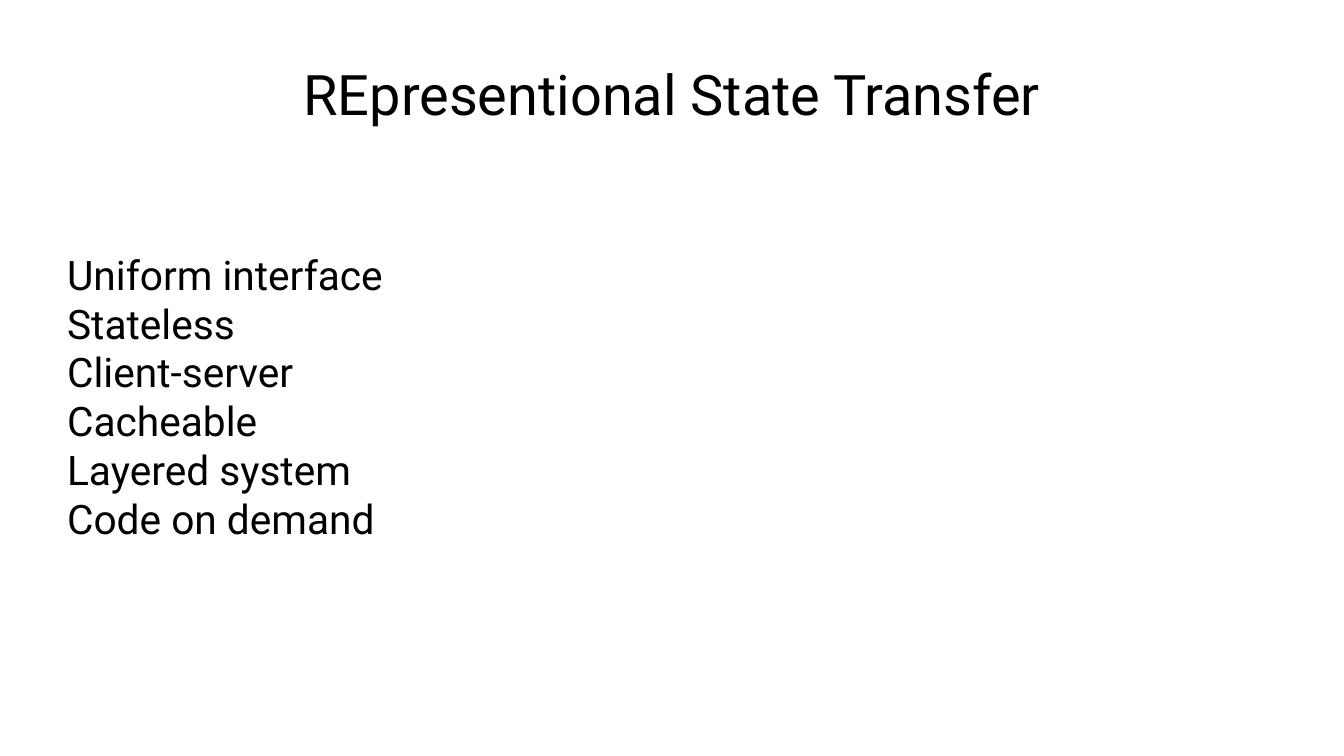
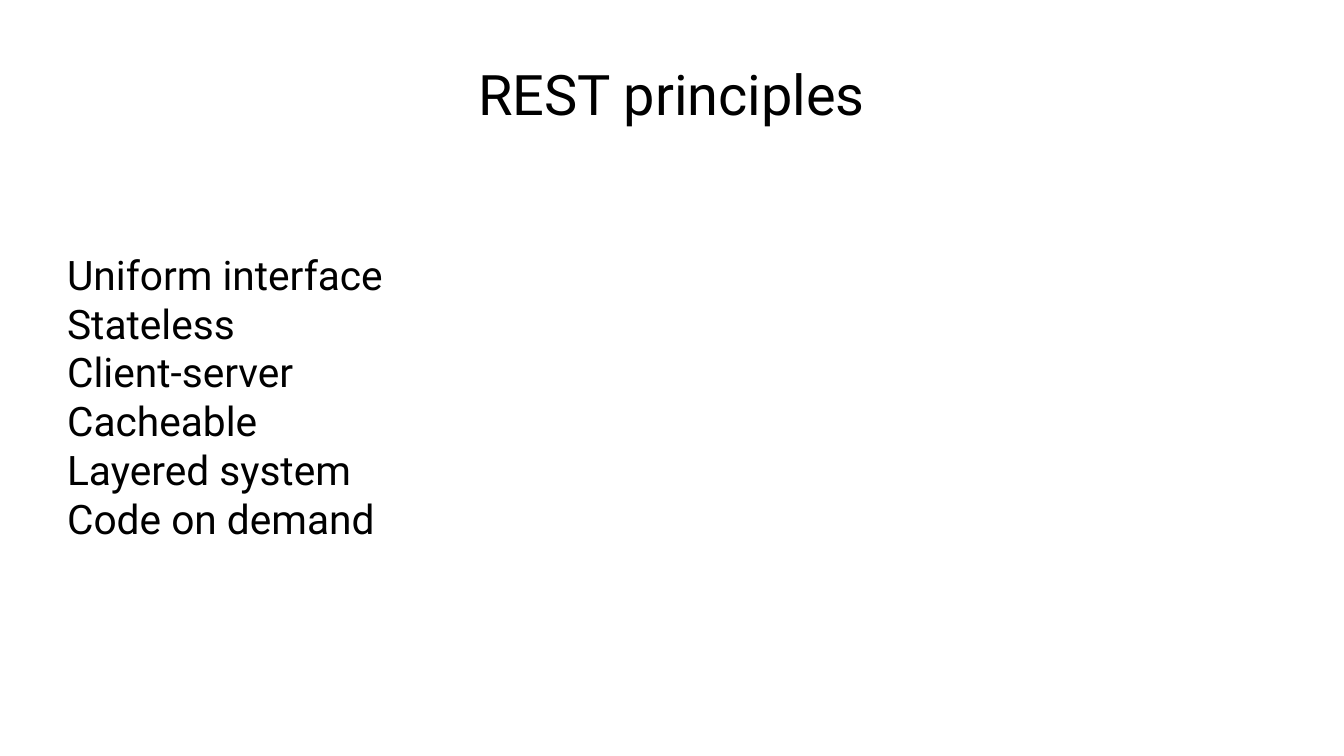
Before and after one commit to KarelZe/SSOS, a slide deck: slide 29 of docs/EnglishSSOS.odp (slide 26 before the commit). Drawn at 1344x756 pixels with LibreOffice and Linux fonts; fonts in the diff are those of the drawing. Boxes give left, top, right and bottom in pixels: in the first picture for what was removed or moved away, otherwise in the second. Text is boxed around its words. In the diff, an @@ line names an element or a change of style, - is before the commit and + after.

Commit message:
updated presentation

```diff
--- a/docs/EnglishSSOS.odp
+++ b/docs/EnglishSSOS.odp
@@ title at box(479, 73, 865, 127): text changed @@
-REpresentional State Transfer
+REST principles
```
Also in this commit, not shown: 6 other slides changed, 8 slides added, 9 slides removed, 1 other file.
